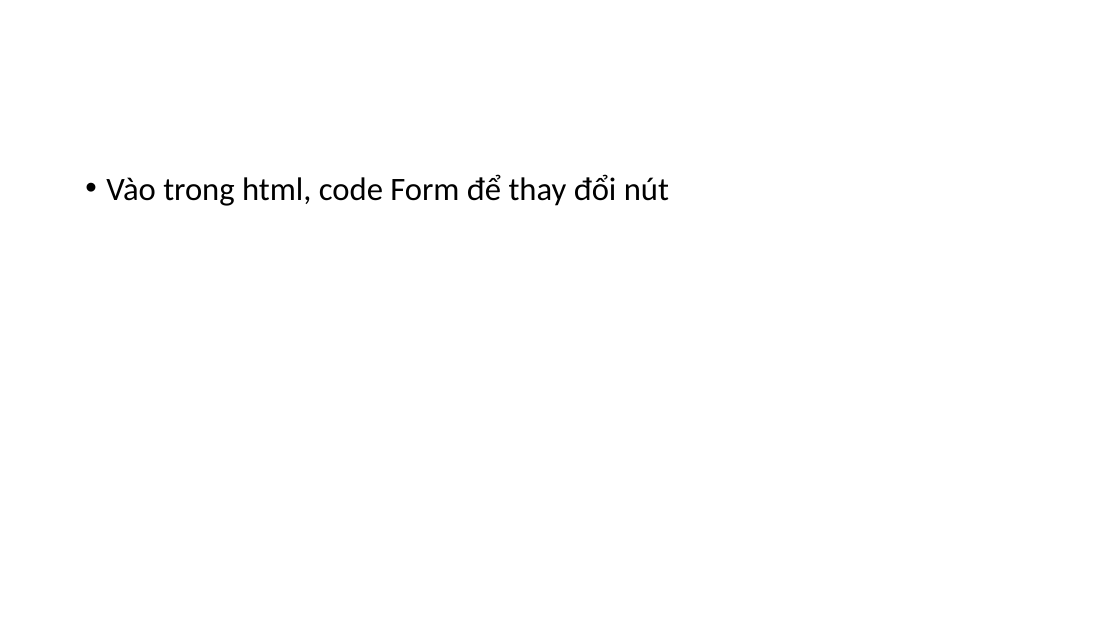
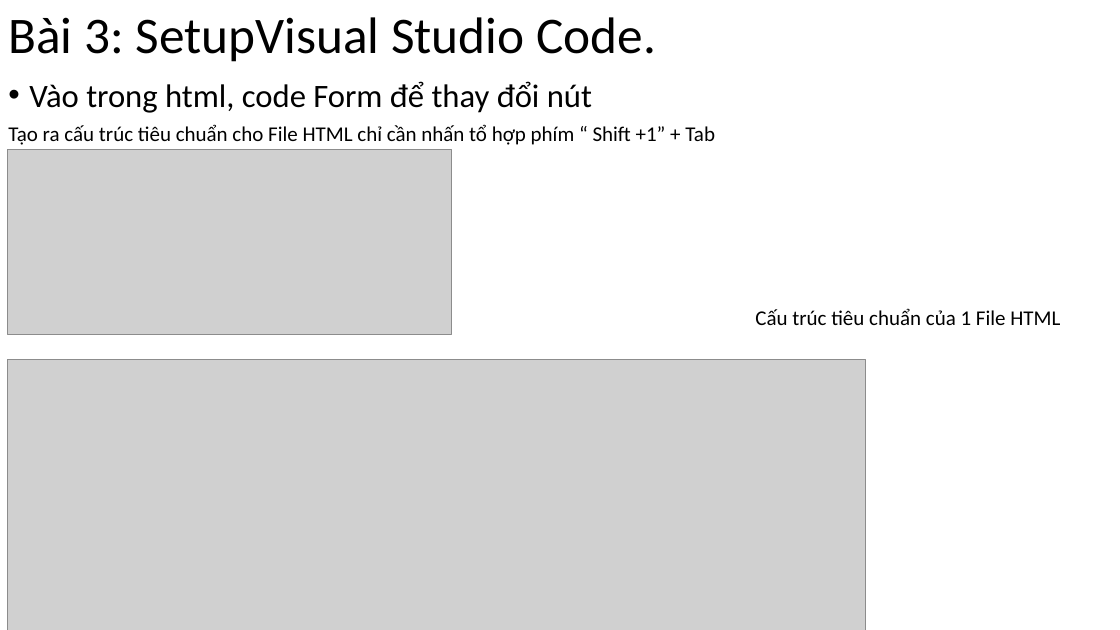
Before and after one commit to DangVanDoan05/LapTrinhWebPHP, a slide deck: slide 4 of Lập trình Web( Gà lại lập trình).pptx (slide 3 before the commit). Drawn at 1120x630 pixels with LibreOffice and Linux fonts; fonts in the diff are those of the drawing; grey boxes stand for pictures. Boxes give left, top, right and bottom in pixels: in the first picture for what was removed or moved away, otherwise in the second. Text is boxed around its words. In the diff, an @@ line names an element or a change of style, - is before the commit and + after.

```diff
--- a/Lập trình Web( Gà lại lập trình).pptx
+++ b/Lập trình Web( Gà lại lập trình).pptx
@@ title added at (8,17,656,62), 44 pt, text #000000 @@
+Bài 3: SetupVisual Studio Code.
@@ text "Vào trong html, code Form ...": place and size @@
-text "Vào trong html, code Form ..." at (106,174,669,206)
+text "Vào trong html, code Form ..." at (29,81,592,113)
@@ text added at (8,124,715,145), 18 pt, text #000000 @@
+Tạo ra cấu trúc tiêu chuẩn cho File HTML chỉ cần nhấn tổ hợp phím “ Shift +1” + Tab
@@ picture added at (8,150,452,334) @@
@@ text added at (755,308,1060,325), 18 pt, text #000000 @@
+Cấu trúc tiêu chuẩn của 1 File HTML
@@ picture added at (8,360,866,630) @@
```
Also in this commit, not shown: 3 slides added, 2 slides removed, 1 other file.
